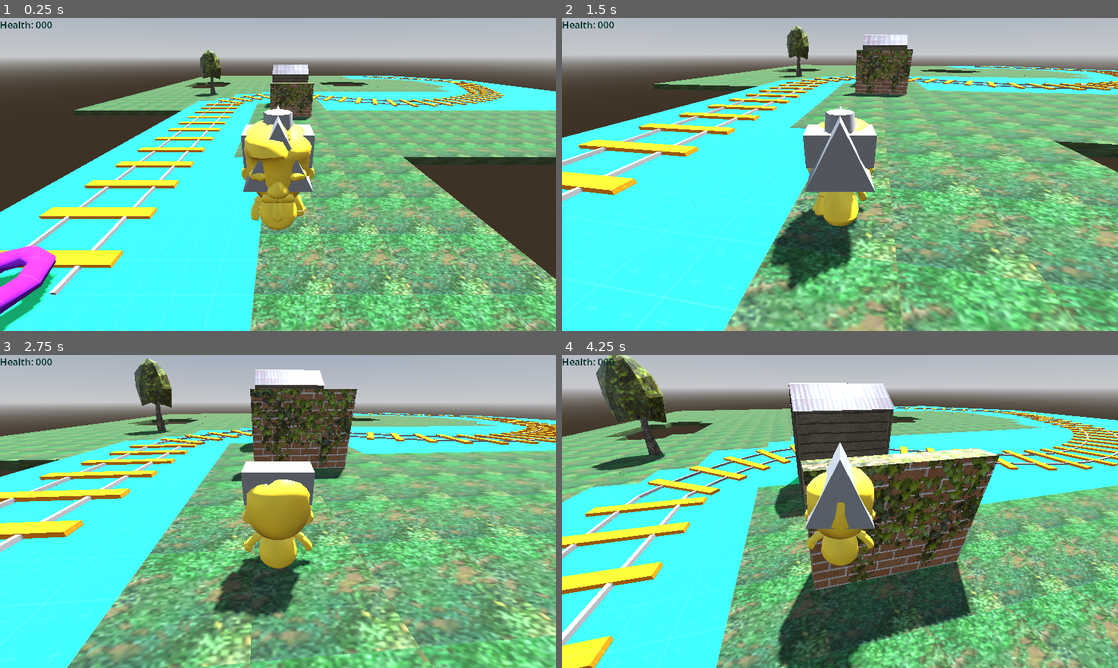
Above: before the commit, frames 1-4 (two rows, left to right).
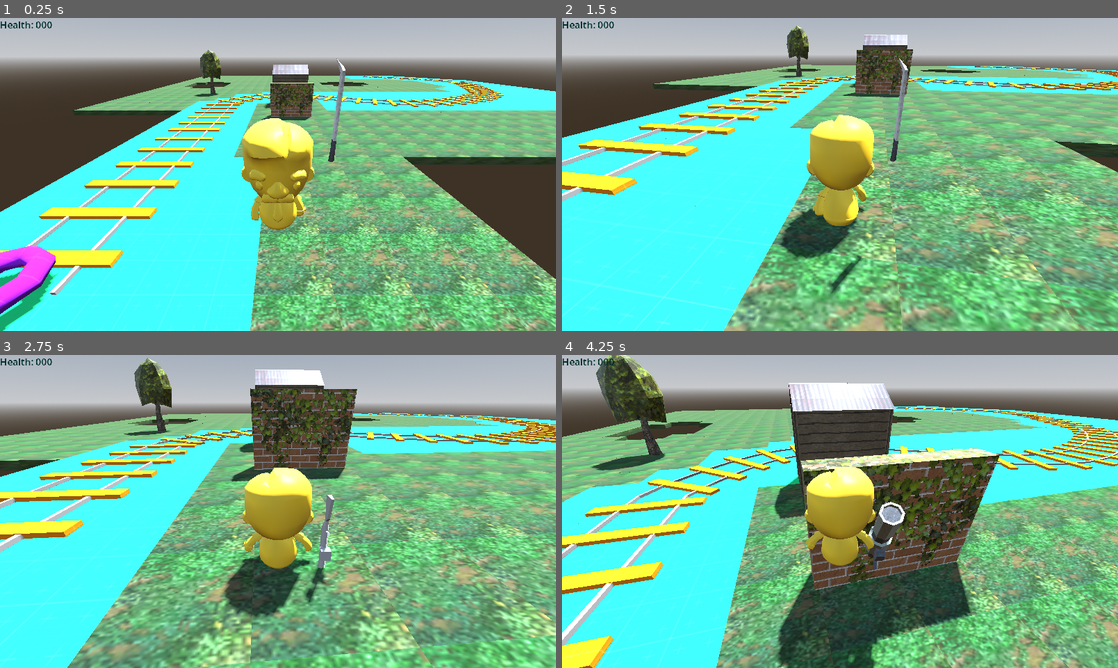
Above: after the commit, the same moments.

Repository: steelx/3d-train-fps
Game: Godot game, scene res://scenes/Level_1.tscn
Same seed, same stepped clock (60 frames per second), same inputs: the game is played once before the commit and once after it.
Inputs (mouse positions are in pixels of both pictures, inside the frame that each line leads up to):
- Up to frame 1 (0.25 s): no input
- Up to frame 2 (1.5 s): tap Enter at 0.5 s; move the mouse to (867, 174) at 0.52 s; hold W (move_forward) from 0.53 s (still down); tap 0 at 0.6 s; tap Space (jump) at 0.77 s; move the mouse to (812, 174) at 1.27 s; tap 1 at 1.35 s
- Up to frame 3 (2.75 s): keep holding W (move_forward); tap Space (jump) at 1.52 s; move the mouse to (289, 505) at 2.02 s; tap 2 at 2.1 s
- Up to frame 4 (4.25 s): keep holding W (move_forward); move the mouse to (834, 517) at 2.77 s; tap 3 at 2.85 s; tap Space (jump) at 3.02, 3.77 s; move the mouse to (878, 514) at 3.52 s; tap 4 at 3.6 s

The runs differ from the first frame. In frame 1, 1.4% of the frame differs, in the area x 43-63%, y 12-62%; in frame 2, 4.7%, in the area x 37-97%, y 12-89%; in frame 3, 1.9%; in frame 4, 2.6%.

Commit message:
feat: added weapon 3D models

Diff:
--- a/scenes/components/WeaponManager.tscn
+++ b/scenes/components/WeaponManager.tscn
@@ -1,35 +1,419 @@
-[gd_scene load_steps=6 format=3 uid="uid://dn3ptli7s757c"]
+[gd_scene load_steps=22 format=3 uid="uid://dn3ptli7s757c"]
 
 [ext_resource type="Script" path="res://scenes/components/WeaponManager.gd" id="1_upckl"]
-
-[sub_resource type="BoxMesh" id="BoxMesh_mliyy"]
-size = Vector3(0.25, 1, 0.25)
-
-[sub_resource type="BoxMesh" id="BoxMesh_7xti1"]
-size = Vector3(1, 0.5, 0.5)
-
-[sub_resource type="CylinderMesh" id="CylinderMesh_hmlxq"]
-top_radius = 0.2
-bottom_radius = 0.3
-height = 1.0
-radial_segments = 8
-rings = 1
-
-[sub_resource type="PrismMesh" id="PrismMesh_pce8e"]
+[ext_resource type="PackedScene" uid="uid://bx7oo7t685qxp" path="res://resources/weapons/machete.glb" id="2_lfm1g"]
+[ext_resource type="PackedScene" uid="uid://cym06qd5ysqve" path="res://resources/weapons/machinegun.glb" id="3_v72q0"]
+[ext_resource type="PackedScene" uid="uid://c717epq3iwgb4" path="res://resources/weapons/shotgun.glb" id="4_cufb5"]
+[ext_resource type="PackedScene" uid="uid://bg2tkmjk016dq" path="res://resources/weapons/rocketlauncher.glb" id="5_dukq6"]
+
+[sub_resource type="Animation" id="Animation_u0t5k"]
+resource_name = "idle"
+loop_mode = 1
+tracks/0/type = "value"
+tracks/0/imported = false
+tracks/0/enabled = true
+tracks/0/path = NodePath("Model:position")
+tracks/0/interp = 2
+tracks/0/loop_wrap = true
+tracks/0/keys = {
+"times": PackedFloat32Array(0, 0.3, 1),
+"transitions": PackedFloat32Array(1, 1, 1),
+"update": 0,
+"values": [Vector3(0, 0, 0), Vector3(0, 0.0476826, 0), Vector3(0, 0, 0)]
+}
+tracks/1/type = "value"
+tracks/1/imported = false
+tracks/1/enabled = true
+tracks/1/path = NodePath("Model:rotation")
+tracks/1/interp = 1
+tracks/1/loop_wrap = true
+tracks/1/keys = {
+"times": PackedFloat32Array(0, 0.3, 1),
+"transitions": PackedFloat32Array(1, 1, 1),
+"update": 0,
+"values": [Vector3(0, 0, 0), Vector3(-0.0387812, 0, 0), Vector3(0, 0, 0)]
+}
+
+[sub_resource type="Animation" id="Animation_lpjc4"]
+length = 0.001
+tracks/0/type = "value"
+tracks/0/imported = false
+tracks/0/enabled = true
+tracks/0/path = NodePath("Model:position")
+tracks/0/interp = 1
+tracks/0/loop_wrap = true
+tracks/0/keys = {
+"times": PackedFloat32Array(0),
+"transitions": PackedFloat32Array(1),
+"update": 0,
+"values": [Vector3(0, 0, 0)]
+}
+tracks/1/type = "value"
+tracks/1/imported = false
+tracks/1/enabled = true
+tracks/1/path = NodePath("Model:rotation")
+tracks/1/interp = 1
+tracks/1/loop_wrap = true
+tracks/1/keys = {
+"times": PackedFloat32Array(0),
+"transitions": PackedFloat32Array(1),
+"update": 0,
+"values": [Vector3(0, 0, 0)]
+}
+
+[sub_resource type="Animation" id="Animation_8qqab"]
+resource_name = "attack"
+length = 0.5
+tracks/0/type = "value"
+tracks/0/imported = false
+tracks/0/enabled = true
+tracks/0/path = NodePath("Model:position")
+tracks/0/interp = 1
+tracks/0/loop_wrap = true
+tracks/0/keys = {
+"times": PackedFloat32Array(0, 0.3, 0.5),
+"transitions": PackedFloat32Array(1, 1, 1),
+"update": 0,
+"values": [Vector3(0, 0, 0), Vector3(0, -0.0556296, -0.230466), Vector3(0, 0, 0)]
+}
+tracks/1/type = "value"
+tracks/1/imported = false
+tracks/1/enabled = true
+tracks/1/path = NodePath("Model:rotation")
+tracks/1/interp = 1
+tracks/1/loop_wrap = true
+tracks/1/keys = {
+"times": PackedFloat32Array(0, 0.3, 0.5),
+"transitions": PackedFloat32Array(1, 1, 1),
+"update": 0,
+"values": [Vector3(0, 0, 0), Vector3(-1.22124, 1.74799, -1.73748), Vector3(0, 0, 0)]
+}
+
+[sub_resource type="AnimationLibrary" id="AnimationLibrary_bofu2"]
+_data = {
+"RESET": SubResource("Animation_lpjc4"),
+"attack": SubResource("Animation_8qqab"),
+"idle": SubResource("Animation_u0t5k")
+}
+
+[sub_resource type="Animation" id="Animation_71sd2"]
+resource_name = "idle"
+length = 0.5
+tracks/0/type = "value"
+tracks/0/imported = false
+tracks/0/enabled = true
+tracks/0/path = NodePath("Model:position")
+tracks/0/interp = 1
+tracks/0/loop_wrap = true
+tracks/0/keys = {
+"times": PackedFloat32Array(0, 0.5),
+"transitions": PackedFloat32Array(1, 1),
+"update": 0,
+"values": [Vector3(0, -0.699344, 0.0635767), Vector3(0, -0.699344, 0.0635767)]
+}
+tracks/1/type = "value"
+tracks/1/imported = false
+tracks/1/enabled = true
+tracks/1/path = NodePath("Model:rotation")
+tracks/1/interp = 1
+tracks/1/loop_wrap = true
+tracks/1/keys = {
+"times": PackedFloat32Array(0, 0.5),
+"transitions": PackedFloat32Array(1, 1),
+"update": 0,
+"values": [Vector3(-1.71702, 0, 0), Vector3(-1.71702, 0, 0)]
+}
+
+[sub_resource type="Animation" id="Animation_v4u05"]
+length = 0.001
+tracks/0/type = "value"
+tracks/0/imported = false
+tracks/0/enabled = true
+tracks/0/path = NodePath("Model:position")
+tracks/0/interp = 1
+tracks/0/loop_wrap = true
+tracks/0/keys = {
+"times": PackedFloat32Array(0),
+"transitions": PackedFloat32Array(1),
+"update": 0,
+"values": [Vector3(0, 0, 0)]
+}
+tracks/1/type = "value"
+tracks/1/imported = false
+tracks/1/enabled = true
+tracks/1/path = NodePath("Model:rotation")
+tracks/1/interp = 1
+tracks/1/loop_wrap = true
+tracks/1/keys = {
+"times": PackedFloat32Array(0),
+"transitions": PackedFloat32Array(1),
+"update": 0,
+"values": [Vector3(0, 0, 0)]
+}
+
+[sub_resource type="Animation" id="Animation_gtwtg"]
+resource_name = "attack"
+loop_mode = 1
+tracks/0/type = "value"
+tracks/0/imported = false
+tracks/0/enabled = true
+tracks/0/path = NodePath("Model:position")
+tracks/0/interp = 1
+tracks/0/loop_wrap = true
+tracks/0/keys = {
+"times": PackedFloat32Array(0, 0.3, 0.4, 0.8, 1),
+"transitions": PackedFloat32Array(1, 1, 1, 1, 1),
+"update": 0,
+"values": [Vector3(0, 0, 0), Vector3(0, -0.00794709, -0.0397353), Vector3(0, 0, 0), Vector3(0, -0.00794709, -0.0397353), Vector3(0, 0, 0)]
+}
+tracks/1/type = "value"
+tracks/1/imported = false
+tracks/1/enabled = true
+tracks/1/path = NodePath("Model:rotation")
+tracks/1/interp = 1
+tracks/1/loop_wrap = true
+tracks/1/keys = {
+"times": PackedFloat32Array(0, 0.3, 0.4, 0.8, 1),
+"transitions": PackedFloat32Array(1, 1, 1, 1, 1),
+"update": 0,
+"values": [Vector3(0, 0, 0), Vector3(0.0173835, 0, 0), Vector3(0, 0, 0), Vector3(0.0173835, 0, 0), Vector3(0, 0, 0)]
+}
+
+[sub_resource type="AnimationLibrary" id="AnimationLibrary_s85jj"]
+_data = {
+"RESET": SubResource("Animation_v4u05"),
+"attack": SubResource("Animation_gtwtg"),
+"idle": SubResource("Animation_71sd2")
+}
+
+[sub_resource type="Animation" id="Animation_4lig5"]
+resource_name = "idle"
+loop_mode = 1
+tracks/0/type = "value"
+tracks/0/imported = false
+tracks/0/enabled = true
+tracks/0/path = NodePath("Model:position")
+tracks/0/interp = 1
+tracks/0/loop_wrap = true
+tracks/0/keys = {
+"times": PackedFloat32Array(0, 1),
+"transitions": PackedFloat32Array(1, 1),
+"update": 0,
+"values": [Vector3(0, -0.19073, 0.00794744), Vector3(0, -0.19073, 0.00794744)]
+}
+tracks/1/type = "value"
+tracks/1/imported = false
+tracks/1/enabled = true
+tracks/1/path = NodePath("Model:rotation")
+tracks/1/interp = 1
+tracks/1/loop_wrap = true
+tracks/1/keys = {
+"times": PackedFloat32Array(0, 1),
+"transitions": PackedFloat32Array(1, 1),
+"update": 0,
+"values": [Vector3(-1.19337, 0, 0), Vector3(-1.19337, 0, 0)]
+}
+
+[sub_resource type="Animation" id="Animation_gwd4n"]
+length = 0.001
+tracks/0/type = "value"
+tracks/0/imported = false
+tracks/0/enabled = true
+tracks/0/path = NodePath("Model:position")
+tracks/0/interp = 1
+tracks/0/loop_wrap = true
+tracks/0/keys = {
+"times": PackedFloat32Array(0),
+"transitions": PackedFloat32Array(1),
+"update": 0,
+"values": [Vector3(0, 0, 0)]
+}
+tracks/1/type = "value"
+tracks/1/imported = false
+tracks/1/enabled = true
+tracks/1/path = NodePath("Model:rotation")
+tracks/1/interp = 1
+tracks/1/loop_wrap = true
+tracks/1/keys = {
+"times": PackedFloat32Array(0),
+"transitions": PackedFloat32Array(1),
+"update": 0,
+"values": [Vector3(0, 0, 0)]
+}
+
+[sub_resource type="Animation" id="Animation_npl2y"]
+resource_name = "attack"
+length = 0.4
+tracks/0/type = "value"
+tracks/0/imported = false
+tracks/0/enabled = true
+tracks/0/path = NodePath("Model:position")
+tracks/0/interp = 1
+tracks/0/loop_wrap = true
+tracks/0/keys = {
+"times": PackedFloat32Array(0, 0.1, 0.3, 0.4),
+"transitions": PackedFloat32Array(1, 1, 1, 1),
+"update": 0,
+"values": [Vector3(0, 0, 0), Vector3(0, -0.0635767, 0.0874181), Vector3(0, -0.0635767, 0.0715237), Vector3(0, 0, 0)]
+}
+tracks/1/type = "value"
+tracks/1/imported = false
+tracks/1/enabled = true
+tracks/1/path = NodePath("Model:rotation")
+tracks/1/interp = 1
+tracks/1/loop_wrap = true
+tracks/1/keys = {
+"times": PackedFloat32Array(0, 0.1, 0.3, 0.4),
+"transitions": PackedFloat32Array(1, 1, 1, 1),
+"update": 0,
+"values": [Vector3(0, 0, 0), Vector3(0.0298975, 0, 0), Vector3(-0.00466003, 0, 0), Vector3(0, 0, 0)]
+}
+
+[sub_resource type="AnimationLibrary" id="AnimationLibrary_gbpse"]
+_data = {
+"RESET": SubResource("Animation_gwd4n"),
+"attack": SubResource("Animation_npl2y"),
+"idle": SubResource("Animation_4lig5")
+}
+
+[sub_resource type="Animation" id="Animation_nmjil"]
+resource_name = "idle"
+loop_mode = 1
+tracks/0/type = "value"
+tracks/0/imported = false
+tracks/0/enabled = true
+tracks/0/path = NodePath("Model:position")
+tracks/0/interp = 1
+tracks/0/loop_wrap = true
+tracks/0/keys = {
+"times": PackedFloat32Array(0, 0.3, 1),
+"transitions": PackedFloat32Array(1, 1, 1),
+"update": 0,
+"values": [Vector3(0, -1.48611, -0.349673), Vector3(0, -1.48611, -0.349673), Vector3(0, -1.48611, -0.349673)]
+}
+tracks/1/type = "value"
+tracks/1/imported = false
+tracks/1/enabled = true
+tracks/1/path = NodePath("Model:rotation")
+tracks/1/interp = 1
+tracks/1/loop_wrap = true
+tracks/1/keys = {
+"times": PackedFloat32Array(0, 0.3, 1),
+"transitions": PackedFloat32Array(1, 1, 1),
+"update": 0,
+"values": [Vector3(-0.982638, 0, 0), Vector3(-0.991696, 0, 0), Vector3(-0.982638, 0, 0)]
+}
+
+[sub_resource type="Animation" id="Animation_p31lq"]
+length = 0.001
+tracks/0/type = "value"
+tracks/0/imported = false
+tracks/0/enabled = true
+tracks/0/path = NodePath("Model:position")
+tracks/0/interp = 1
+tracks/0/loop_wrap = true
+tracks/0/keys = {
+"times": PackedFloat32Array(0),
+"transitions": PackedFloat32Array(1),
+"update": 0,
+"values": [Vector3(0, -1.48611, -0.349673)]
+}
+tracks/1/type = "value"
+tracks/1/imported = false
+tracks/1/enabled = true
+tracks/1/path = NodePath("Model:rotation")
+tracks/1/interp = 1
+tracks/1/loop_wrap = true
+tracks/1/keys = {
+"times": PackedFloat32Array(0),
+"transitions": PackedFloat32Array(1),
+"update": 0,
+"values": [Vector3(-0.982638, 0, 0)]
+}
+
+[sub_resource type="Animation" id="Animation_xvuwh"]
+resource_name = "attack"
+tracks/0/type = "value"
+tracks/0/imported = false
+tracks/0/enabled = true
+tracks/0/path = NodePath("Model:position")
+tracks/0/interp = 1
+tracks/0/loop_wrap = true
+tracks/0/keys = {
+"times": PackedFloat32Array(0, 0.3, 0.8, 1),
+"transitions": PackedFloat32Array(1, 1, 1, 1),
+"update": 0,
+"values": [Vector3(0, -1.48611, -0.349673), Vector3(0, -0.92981, -0.937757), Vector3(0, -1.29538, -0.532456), Vector3(0, -0.92981, -0.937757)]
+}
+tracks/1/type = "value"
+tracks/1/imported = false
+tracks/1/enabled = true
+tracks/1/path = NodePath("Model:rotation")
+tracks/1/interp = 1
+tracks/1/loop_wrap = true
+tracks/1/keys = {
+"times": PackedFloat32Array(0, 0.3, 0.8, 1),
+"transitions": PackedFloat32Array(1, 1, 1, 1),
+"update": 0,
+"values": [Vector3(-0.991696, 0, 0), Vector3(0.804195, 0, 0), Vector3(0.804195, 0, 0), Vector3(0.804195, 0, 0)]
+}
+
+[sub_resource type="AnimationLibrary" id="AnimationLibrary_db0hl"]
+_data = {
+"RESET": SubResource("Animation_p31lq"),
+"attack": SubResource("Animation_xvuwh"),
+"idle": SubResource("Animation_nmjil")
+}
 
 [node name="WeaponManager" type="Node3D"]
 script = ExtResource("1_upckl")
 
 [node name="Weapons" type="Node3D" parent="."]
 
-[node name="Machete" type="MeshInstance3D" parent="Weapons"]
-mesh = SubResource("BoxMesh_mliyy")
-
-[node name="MachineGun" type="MeshInstance3D" parent="Weapons"]
-mesh = SubResource("BoxMesh_7xti1")
-
-[node name="Shotgun" type="MeshInstance3D" parent="Weapons"]
-mesh = SubResource("CylinderMesh_hmlxq")
-
-[node name="RocketLauncher" type="MeshInstance3D" parent="Weapons"]
-mesh = SubResource("PrismMesh_pce8e")
+[node name="Machete" type="Node3D" parent="Weapons"]
+visible = false
+
+[node name="Model" parent="Weapons/Machete" instance=ExtResource("2_lfm1g")]
+transform = Transform3D(0.5, 0, 0, 0, 0.5, 0, 0, 0, 0.5, 0, 0, 0)
+
+[node name="AnimationPlayer" type="AnimationPlayer" parent="Weapons/Machete"]
+autoplay = "idle"
+libraries = {
+"": SubResource("AnimationLibrary_bofu2")
+}
+
+[node name="MachineGun" type="Node3D" parent="Weapons"]
+visible = false
+
+[node name="Model" parent="Weapons/MachineGun" instance=ExtResource("3_v72q0")]
+transform = Transform3D(0.5, 0, 0, 0, 0.5, 0, 0, 0, 0.5, 0, 0, 0)
+
+[node name="AnimationPlayer" type="AnimationPlayer" parent="Weapons/MachineGun"]
+autoplay = "idle"
+libraries = {
+"": SubResource("AnimationLibrary_s85jj")
+}
+
+[node name="Shotgun" type="Node3D" parent="Weapons"]
+visible = false
+
+[node name="Model" parent="Weapons/Shotgun" instance=ExtResource("4_cufb5")]
+transform = Transform3D(0.5, 0, 0, 0, 0.5, 0, 0, 0, 0.5, 0, 0, 0)
+
+[node name="AnimationPlayer" type="AnimationPlayer" parent="Weapons/Shotgun"]
+autoplay = "idle"
+libraries = {
+"": SubResource("AnimationLibrary_gbpse")
+}
+
+[node name="RocketLauncher" type="Node3D" parent="Weapons"]
+visible = false
+
+[node name="Model" parent="Weapons/RocketLauncher" instance=ExtResource("5_dukq6")]
+transform = Transform3D(0.5, 0, 0, 0, 0.277415, 0.415982, 0, -0.415982, 0.277415, 0, -1.48611, -0.349673)
+
+[node name="AnimationPlayer" type="AnimationPlayer" parent="Weapons/RocketLauncher"]
+autoplay = "idle"
+libraries = {
+"": SubResource("AnimationLibrary_db0hl")
+}
--- a/scenes/player/Player.tscn
+++ b/scenes/player/Player.tscn
@@ -63,15 +63,16 @@
 transform = Transform3D(1, 0, 0, 0, 0.866025, 0.5, 0, -0.5, 0.866025, 0, 1.16722, 2.89211)
 
 [node name="WeaponManager" parent="TwistPivot/PitchPivot" instance=ExtResource("4_udfso")]
+transform = Transform3D(1, 0, 0, 0, 1, 0, 0, 0, 1, 0.75743, 0, 0.27051)
 
 [node name="Character" parent="." instance=ExtResource("2_iwhi1")]
 
 [node name="Skeleton3D" parent="Character/KayKit Animated Character2" index="0"]
-bones/0/rotation = Quaternion(-0.00982376, -4.02477e-28, 3.79846e-18, 0.999952)
-bones/1/rotation = Quaternion(0.0587414, 5.1605e-26, -1.5372e-17, 0.998273)
-bones/2/rotation = Quaternion(-0.682174, -0.187989, 0.681069, -0.188266)
+bones/0/rotation = Quaternion(-0.016067, 0, -3.40955e-22, 0.999871)
+bones/1/rotation = Quaternion(0.0677262, 0, -9.89181e-18, 0.997704)
+bones/2/rotation = Quaternion(-0.679642, -0.198049, 0.677836, -0.198501)
 bones/3/rotation = Quaternion(0.606617, -0.606617, 0.36334, 0.36334)
-bones/4/rotation = Quaternion(-0.700444, 0.296409, 0.64622, 0.0626117)
+bones/4/rotation = Quaternion(-0.697409, 0.30302, 0.645827, 0.0686063)
 bones/5/rotation = Quaternion(0.300506, -0.376591, 0.679877, 0.55285)
 
 [node name="AnimationTree" type="AnimationTree" parent="."]
Not shown: 4 places in mesh/PrototypeTiles_1.tres that only renumber resources
